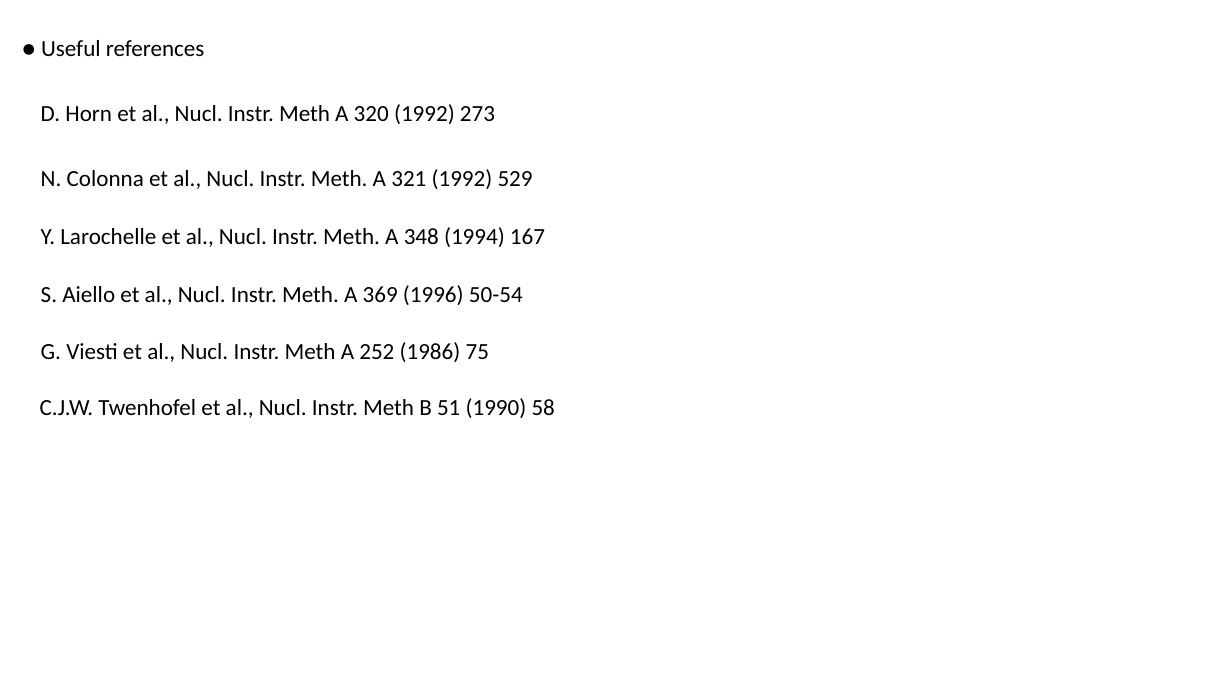
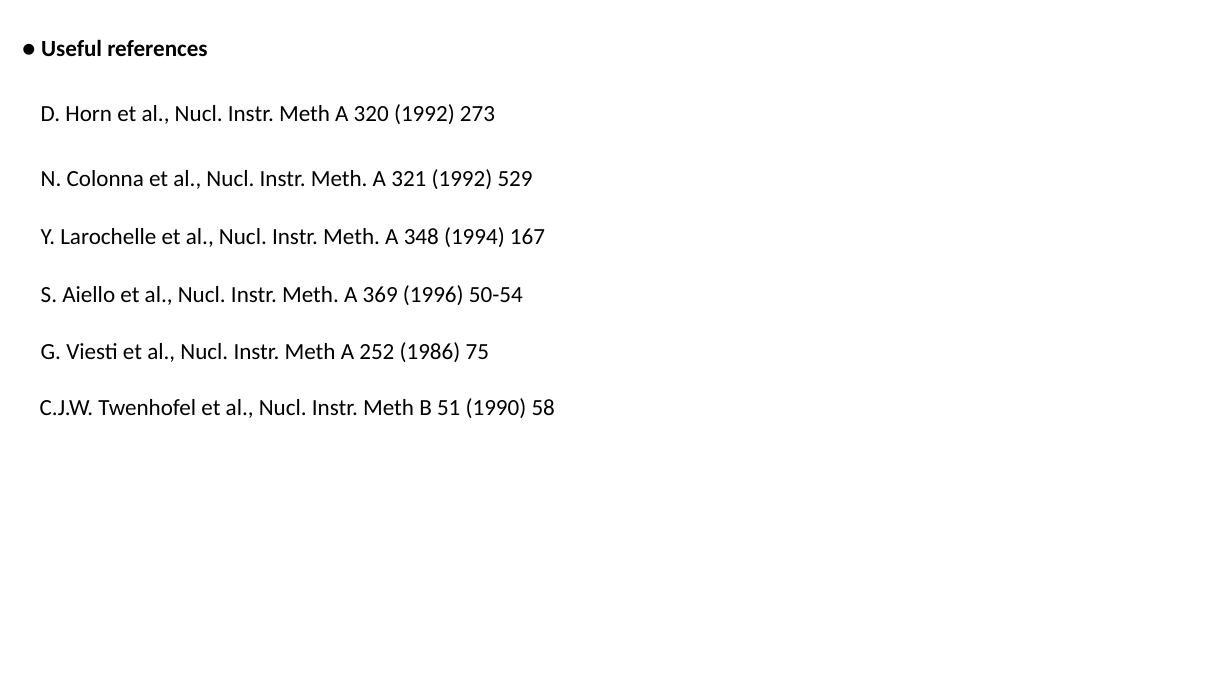
Before and after one commit to gfh16/StudyNotes, a slide deck: slide 44 of 2018Oct-Tutorial_HiRACsICalibrations.pptx (slide 38 before the commit). Drawn at 1232x693 pixels with LibreOffice and Linux fonts; fonts in the diff are those of the drawing. Boxes give left, top, right and bottom in pixels: in the first picture for what was removed or moved away, otherwise in the second. Text is boxed around its words. In the diff, an @@ line names an element or a change of style, - is before the commit and + after.

```diff
--- a/2018Oct-Tutorial_HiRACsICalibrations.pptx
+++ b/2018Oct-Tutorial_HiRACsICalibrations.pptx
@@ text "● Useful references" at box(41, 39, 207, 56): bold on @@
```
Also in this commit, not shown: 1 other slide changed, 6 slides added, 4 slides removed, 1 other file.
